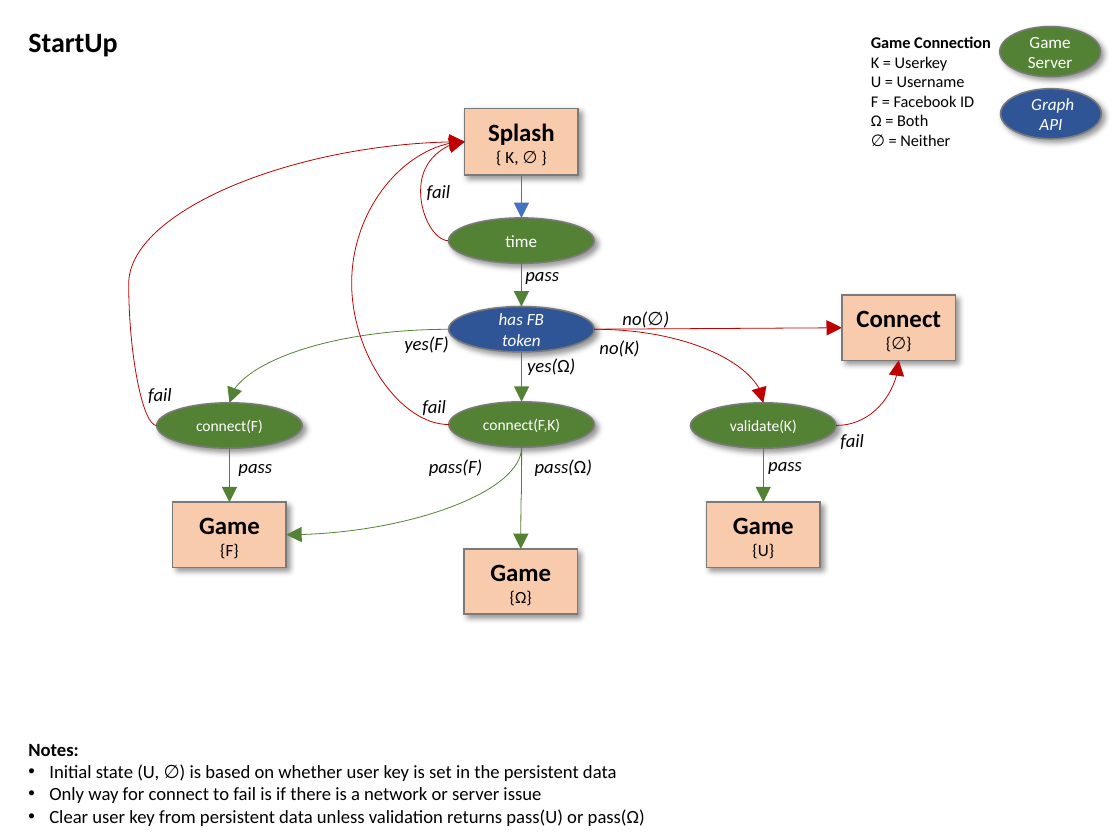
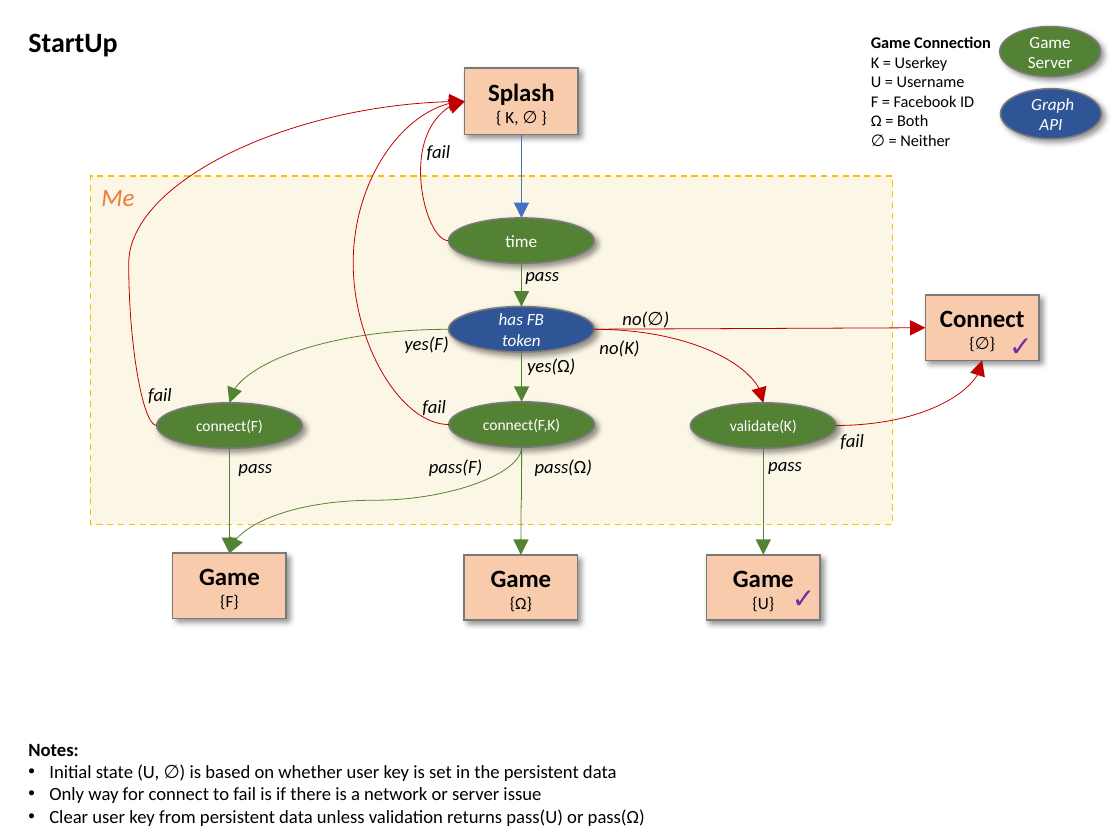
Before and after one commit to mikemayer67/TheGame, a slide deck: slide 1 of TheGameFlow.pptx. Drawn at 1120x840 pixels with LibreOffice and Linux fonts; fonts in the diff are those of the drawing. Boxes give left, top, right and bottom in pixels: in the first picture for what was removed or moved away, otherwise in the second. Text is boxed around its words. In the diff, an @@ line names an element or a change of style, - is before the commit and + after.

```diff
--- a/TheGameFlow.pptx
+++ b/TheGameFlow.pptx
@@ rectangle "Splash { K, ∅ }": place and size @@
-rectangle "Splash { K, ∅ }" at (465, 109, 578, 175)
+rectangle "Splash { K, ∅ }" at (465, 68, 578, 134)
@@ curved arrow moved from (157, 426) - (465, 142) to (157, 426) - (465, 102) @@
@@ curved arrow moved from (449, 424) - (465, 142) to (449, 424) - (465, 102) @@
@@ curved arrow moved from (449, 241) - (465, 142) to (449, 241) - (465, 102) @@
@@ text "fail": place and size @@
-text "fail" at (427, 185, 451, 200)
+text "fail" at (427, 145, 451, 160)
@@ arrow moved from (522, 175) - (522, 218) to (522, 134) - (522, 218) @@
@@ rectangle added at (91, 176, 893, 524), fill #FBF6E5, outline #FFC000 1 pt dashed, 16 pt, text #ED7D31, italic @@
+Me
@@ rectangle "Connect": place and size @@
-rectangle "Connect" at (842, 296, 955, 361)
+rectangle "Connect" at (925, 296, 1038, 361)
@@ arrow moved from (595, 329) - (842, 328) to (595, 329) - (925, 328) @@
@@ text added at (998, 323, 1042, 367), 18 pt, text #7030A0, bold @@
+✓
@@ curved arrow moved from (837, 426) - (898, 361) to (837, 426) - (982, 361) @@
@@ curved arrow moved from (522, 447) - (287, 534) to (522, 447) - (230, 553) @@
@@ arrow moved from (230, 448) - (230, 502) to (230, 448) - (230, 553) @@
@@ curved arrow moved from (522, 447) - (521, 549) to (522, 447) - (521, 554) @@
@@ arrow moved from (764, 448) - (764, 502) to (764, 448) - (764, 554) @@
@@ rectangle "Game": place and size @@
-rectangle "Game" at (172, 502, 286, 567)
+rectangle "Game" at (172, 553, 286, 618)
@@ rectangle "Game": place and size @@
-rectangle "Game" at (464, 549, 577, 614)
+rectangle "Game" at (464, 554, 577, 619)
@@ rectangle "Game": place and size @@
-rectangle "Game" at (707, 502, 820, 567)
+rectangle "Game" at (707, 554, 820, 619)
@@ text added at (781, 575, 824, 619), 18 pt, text #7030A0, bold @@
+✓
```
Also in this commit, not shown: 1 other slide changed, 24 other files.
